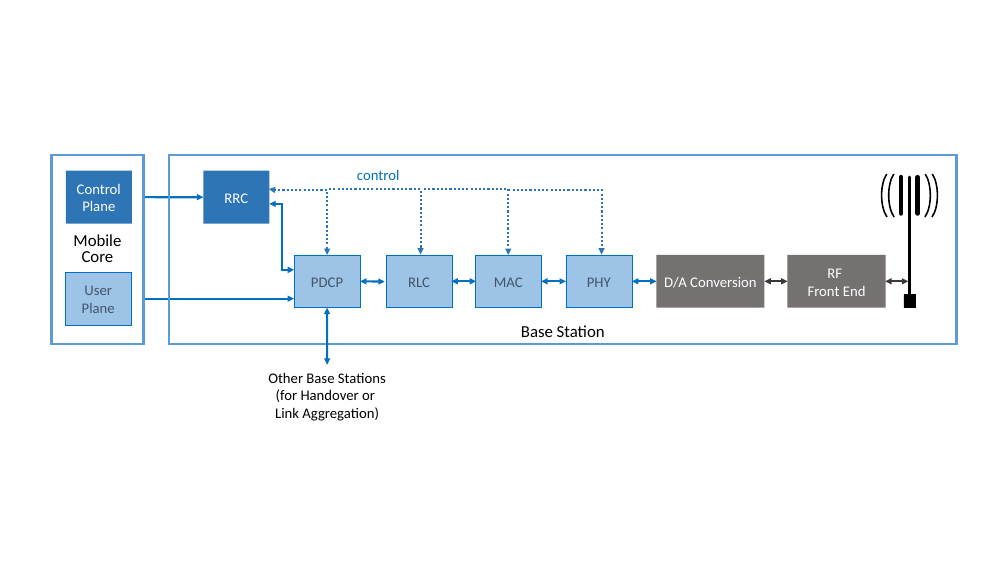
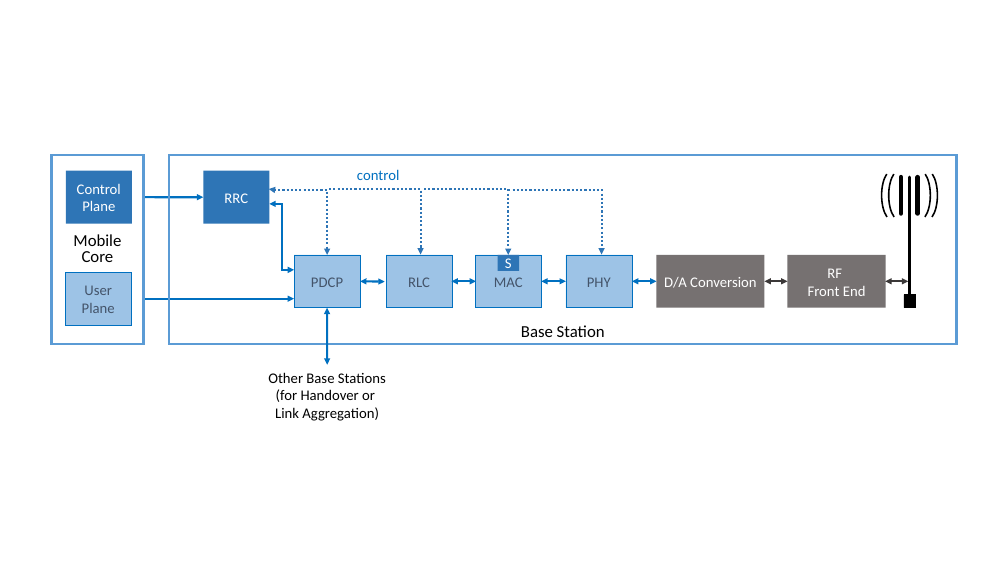
Before and after one commit to SystemsApproach/private5g, a slide deck: slide 1 of figures/sdn/figures.pptx. Drawn at 1008x567 pixels with LibreOffice and Linux fonts; fonts in the diff are those of the drawing. Boxes give left, top, right and bottom in pixels: in the first picture for what was removed or moved away, otherwise in the second. Text is boxed around its words. In the diff, an @@ line names an element or a change of style, - is before the commit and + after.

```diff
--- a/figures/sdn/figures.pptx
+++ b/figures/sdn/figures.pptx
@@ rectangle added at (498, 255, 519, 271), fill #2E75B6, 14 pt, text #FFFFFF @@
+S
```
Also in this commit, not shown: 8 other slides changed, 10 other files.
